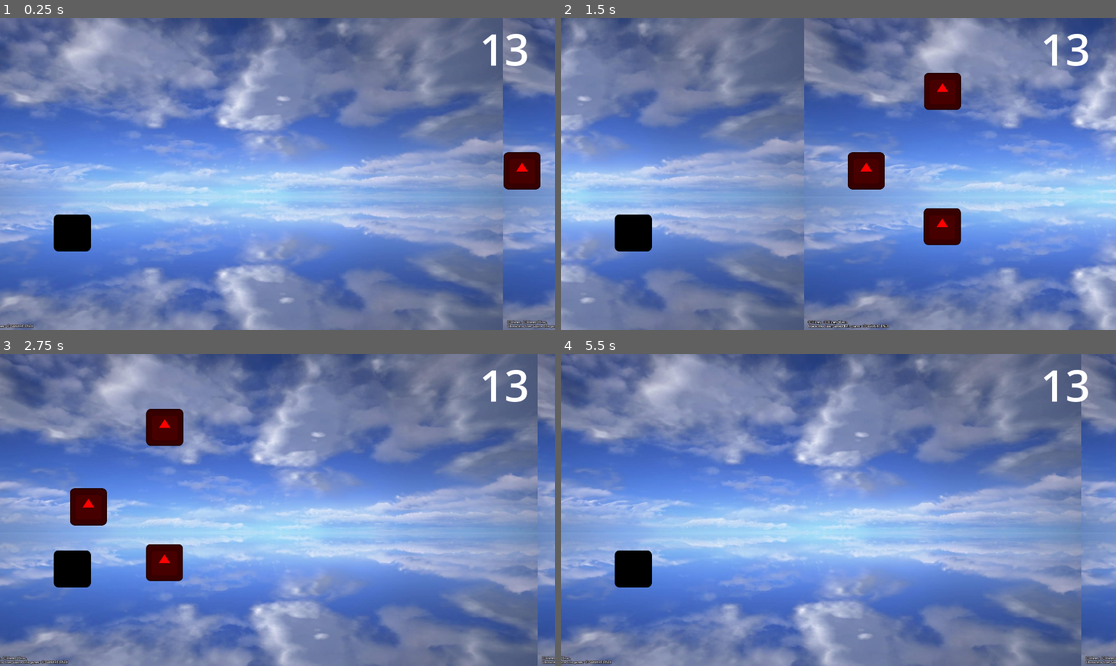
Above: before the commit, frames 1-4 (two rows, left to right).
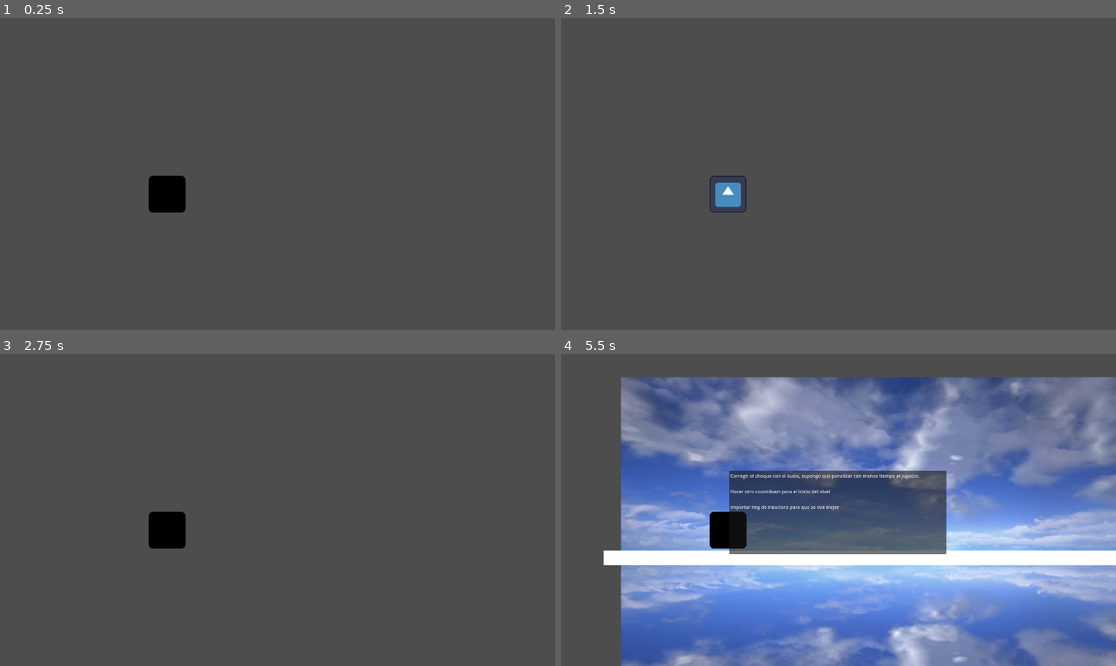
Above: after the commit, the same moments.

Repository: dotDynamo/finalproject
Game: Godot game, scene res://Scenes/Level.tscn
Two runs of this game, one before a commit and one after it. Both use one fixed random seed, a clock stepped at 60 frames per second and the inputs below. The project has no main scene, so this scene is started directly. The engine's default icon, where the game draws it, is replaced by a stand-in: a white triangle on a blue panel in a dark square.
Inputs:
- Up to frame 1 (0.25 s): no input
- Up to frame 2 (1.5 s): hold Space (jump) 0.53-1.28 s; tap Space (jump) at 1.35 s
- Up to frame 3 (2.75 s): tap Space (jump) at 1.52, 1.82 s; hold Space (jump) from 2.03 s (still down)
- Up to frame 4 (5.5 s): release Space (jump) at 2.78 s; tap Space (jump) at 2.85, 3.02, 3.32, 4.35, 4.52, 4.82 s; hold Space (jump) 3.53-4.28 s; hold Space (jump) from 5.03 s (still down)

The runs differ from the first frame. In frame 1, 100% of the frame differs, in the area x 0-100%, y 0-100%; in frame 2, 100%; in frame 3, 100%; in frame 4, 81%.
Error before the commit: Invalid call. Nonexistent function 'clear_obstacle' in base 'Area2D'. (res://Scripts/PlayerController.gd:16)

Commit message:
terrain generation

Diff:
--- a/Scenes/Countdown.tscn
+++ b/Scenes/Countdown.tscn
@@ -1,6 +1,6 @@
 [gd_scene load_steps=3 format=3 uid="uid://d4nn40h88eptq"]
 
-[ext_resource type="Script" path="res://Scenes/CountdownController.gd" id="1_8c1vq"]
+[ext_resource type="Script" path="res://Scripts/CountdownController.gd" id="1_8c1vq"]
 [ext_resource type="Theme" uid="uid://ch3bxvehop6bq" path="res://Assets/Themes/CountdownTimer.tres" id="2_11c0u"]
 
 [node name="Countdown" type="Control"]
--- a/Scenes/Level.tscn
+++ b/Scenes/Level.tscn
@@ -1,7 +1,8 @@
-[gd_scene load_steps=5 format=3 uid="uid://b57rnfj1a2dad"]
+[gd_scene load_steps=6 format=3 uid="uid://b57rnfj1a2dad"]
 
 [ext_resource type="PackedScene" uid="uid://b01w7v4d60g5u" path="res://Scenes/Background.tscn" id="1_atx58"]
 [ext_resource type="PackedScene" uid="uid://dujcthgah2bih" path="res://Scenes/Player.tscn" id="2_qynfm"]
+[ext_resource type="PackedScene" uid="uid://c3yt2dsptqmlp" path="res://Scenes/Terrain/TerrainGenerator.tscn" id="3_cnu1j"]
 [ext_resource type="PackedScene" uid="uid://7vef2ef86fpc" path="res://Scenes/Obstacle.tscn" id="3_txyw0"]
 [ext_resource type="PackedScene" uid="uid://d4nn40h88eptq" path="res://Scenes/Countdown.tscn" id="4_6jrvs"]
 
@@ -16,9 +17,8 @@
 scroll_speed = 12.0
 background_index = 1
 
-[node name="TerrainGenerator" type="Node2D" parent="."]
-
 [node name="ObstacleSpawner" type="Node2D" parent="."]
+visible = false
 
 [node name="Obstacle3" parent="ObstacleSpawner" instance=ExtResource("3_txyw0")]
 position = Vector2(2220, 254)
@@ -32,7 +32,21 @@
 position = Vector2(2219, 722)
 obstacle_type = "low"
 
+[node name="TerrainGenerator" parent="." instance=ExtResource("3_cnu1j")]
+
 [node name="Player" parent="." instance=ExtResource("2_qynfm")]
-position = Vector2(250, 744)
+position = Vector2(250, -26321)
+gravity = 60.0
 
 [node name="Countdown" parent="." instance=ExtResource("4_6jrvs")]
+
+[node name="TextEdit" type="TextEdit" parent="."]
+offset_left = 254.0
+offset_top = 324.0
+offset_right = 1005.0
+offset_bottom = 613.0
+text = "Corregir el choque con el suelo, supongo que penalizar con menos tiempo al jugador.
+
+Hacer otro countdown para el inicio del nivel
+
+Importar img de irasutoro para que se vea mejor"
--- a/Scenes/Player.tscn
+++ b/Scenes/Player.tscn
@@ -1,25 +1,43 @@
-[gd_scene load_steps=4 format=3 uid="uid://dujcthgah2bih"]
+[gd_scene load_steps=5 format=3 uid="uid://dujcthgah2bih"]
 
 [ext_resource type="Script" path="res://Scripts/PlayerController.gd" id="1_83icm"]
 [ext_resource type="Texture2D" uid="uid://d0tccgeljrf8a" path="res://Assets/icon.svg" id="1_fc6fj"]
+
+[sub_resource type="CapsuleShape2D" id="CapsuleShape2D_dvbhx"]
+height = 68.0
 
 [sub_resource type="CapsuleShape2D" id="CapsuleShape2D_kqfrp"]
 radius = 63.0
 height = 170.0
 
-[node name="Player" type="Node2D"]
+[node name="Player" type="CharacterBody2D"]
+slide_on_ceiling = false
+floor_stop_on_slope = false
+floor_constant_speed = true
+floor_block_on_wall = false
 script = ExtResource("1_83icm")
 
 [node name="Sprite" type="Sprite2D" parent="."]
 modulate = Color(0, 0, 0, 1)
 texture = ExtResource("1_fc6fj")
 
+[node name="FloorHitbox" type="CollisionShape2D" parent="."]
+position = Vector2(17, 60)
+rotation = 1.5708
+shape = SubResource("CapsuleShape2D_dvbhx")
+debug_color = Color(0.785426, 0.384329, 0.529916, 0.42)
+
 [node name="PlayerHitbox" type="Area2D" parent="."]
+collision_layer = 0
+collision_mask = 2
 
 [node name="CollisionShape2D" type="CollisionShape2D" parent="PlayerHitbox"]
 position = Vector2(64, 0)
 rotation = 1.5708
 shape = SubResource("CapsuleShape2D_kqfrp")
 
+[node name="Camera2D" type="Camera2D" parent="."]
+position = Vector2(382, -70)
+
 [connection signal="area_entered" from="PlayerHitbox" to="." method="_on_player_hitbox_area_entered"]
 [connection signal="area_exited" from="PlayerHitbox" to="." method="_on_player_hitbox_area_exited"]
--- /dev/null
+++ b/Scenes/Terrain/DownwardsTerrain.tscn
@@ -0,0 +1,30 @@
+[gd_scene load_steps=2 format=3 uid="uid://dbrswmmhmca61"]
+
+[ext_resource type="Script" path="res://Scripts/TerrainScroller.gd" id="1_uw7s8"]
+
+[node name="DownwardsTerrain" type="StaticBody2D"]
+script = ExtResource("1_uw7s8")
+scroll_speed = 700.0
+
+[node name="TEMP" type="ColorRect" parent="."]
+anchors_preset = 1
+anchor_left = 1.0
+anchor_right = 1.0
+offset_left = -700.0
+offset_top = -300.0
+offset_right = -255.0
+offset_bottom = -250.0
+grow_horizontal = 0
+
+[node name="SLOPETEMP" type="ColorRect" parent="."]
+offset_left = -342.0
+offset_top = -150.0
+offset_right = 87.21
+offset_bottom = -100.0
+rotation = 0.82205
+pivot_offset = Vector2(213.625, 25)
+
+[node name="Sprite" type="Sprite2D" parent="."]
+
+[node name="CollisionPolygon2D" type="CollisionPolygon2D" parent="."]
+polygon = PackedVector2Array(0, 50, 37, 16, -255, -300, -700, -300, -700, -250, -278, -249)
--- /dev/null
+++ b/Scenes/Terrain/StraightTerrain.tscn
@@ -0,0 +1,25 @@
+[gd_scene load_steps=3 format=3 uid="uid://ce2f1mqh4spo2"]
+
+[ext_resource type="Script" path="res://Scripts/TerrainScroller.gd" id="1_nlodb"]
+
+[sub_resource type="RectangleShape2D" id="RectangleShape2D_4qbhk"]
+size = Vector2(700, 50)
+
+[node name="StraightTerrain" type="StaticBody2D"]
+position = Vector2(2.08165e-12, 2.08165e-12)
+script = ExtResource("1_nlodb")
+scroll_speed = 700.0
+
+[node name="TEMP" type="ColorRect" parent="."]
+anchors_preset = 1
+anchor_left = 1.0
+anchor_right = 1.0
+offset_left = -700.0
+offset_bottom = 50.0
+grow_horizontal = 0
+
+[node name="Sprite" type="Sprite2D" parent="."]
+
+[node name="CollisionShape2D" type="CollisionShape2D" parent="."]
+position = Vector2(-350, 25)
+shape = SubResource("RectangleShape2D_4qbhk")
--- /dev/null
+++ b/Scenes/Terrain/TerrainGenerator.tscn
@@ -0,0 +1,11 @@
+[gd_scene load_steps=2 format=3 uid="uid://c3yt2dsptqmlp"]
+
+[ext_resource type="Script" path="res://Scripts/TerrainGenerator.gd" id="1_byrim"]
+
+[node name="TerrainGenerator" type="Node2D"]
+script = ExtResource("1_byrim")
+
+[node name="Timer" type="Timer" parent="."]
+autostart = true
+
+[connection signal="timeout" from="Timer" to="." method="_on_timer_timeout"]
--- /dev/null
+++ b/Scenes/Terrain/UpwardsTerrain.tscn
@@ -0,0 +1,30 @@
+[gd_scene load_steps=2 format=3 uid="uid://dplsm7qapnmea"]
+
+[ext_resource type="Script" path="res://Scripts/TerrainScroller.gd" id="1_k3mpc"]
+
+[node name="UpwardsTerrain" type="StaticBody2D"]
+script = ExtResource("1_k3mpc")
+scroll_speed = 700.0
+
+[node name="TEMP" type="ColorRect" parent="."]
+anchors_preset = 1
+anchor_left = 1.0
+anchor_right = 1.0
+offset_left = -749.0
+offset_top = 300.0
+offset_right = -249.0
+offset_bottom = 350.0
+grow_horizontal = 0
+
+[node name="SLOPETEMP" type="ColorRect" parent="."]
+offset_left = -337.0
+offset_top = 152.0
+offset_right = 90.0
+offset_bottom = 202.0
+rotation = -0.832522
+pivot_offset = Vector2(210, 25)
+
+[node name="Sprite" type="Sprite2D" parent="."]
+
+[node name="CollisionPolygon2D" type="CollisionPolygon2D" parent="."]
+polygon = PackedVector2Array(1, 0, 38, 33, -250, 351, -749, 350, -749, 300, -273, 300)
--- a/Scripts/ObstacleController.gd
+++ b/Scripts/ObstacleController.gd
@@ -22,3 +22,6 @@
 
 func fail_obstacle():
 	print("failed")
+
+func clear_obstacle():
+	print("cleared")
--- a/Scripts/PlayerController.gd
+++ b/Scripts/PlayerController.gd
@@ -1,4 +1,4 @@
-extends Node2D
+extends CharacterBody2D
 
 var hitbox : Area2D
 
@@ -6,21 +6,28 @@
 
 var cleared : bool = false
 
+@export var gravity : float
+
 func _ready():
 	hitbox = $PlayerHitbox
 
+func _physics_process(delta):
+	if not is_on_floor():
+		velocity.y += gravity
+	position.x = 250
+	move_and_slide()
+
 func _input(event):
 	if event.is_action_pressed("jump"):
-		print("interacted")
 		if obstacle:
-			obstacle.clear_obstacle()
+			obstacle.get_parent().clear_obstacle()
+			clear_obstacle()
 			cleared = true
 		else:
 			emote()
 
 func _on_player_hitbox_area_entered(area):
 	obstacle = area
-
 
 func _on_player_hitbox_area_exited(area):
 	if not cleared:
@@ -35,4 +42,11 @@
 	$Sprite.modulate = Color("black")
 
 func emote():
-	pass #emote so player does something while no obstacles
+	$Sprite.modulate = Color("white")
+	await get_tree().create_timer(0.5).timeout
+	$Sprite.modulate = Color("black")
+
+func clear_obstacle():
+	$Sprite.modulate = Color("green")
+	await get_tree().create_timer(0.5).timeout
+	$Sprite.modulate = Color("black")
--- /dev/null
+++ b/Scripts/TerrainGenerator.gd
@@ -0,0 +1,69 @@
+extends Node2D
+
+var straight_scene = preload("res://Scenes/Terrain/StraightTerrain.tscn")
+var upwards_scene = preload("res://Scenes/Terrain/UpwardsTerrain.tscn")
+var downwards_scene = preload("res://Scenes/Terrain/DownwardsTerrain.tscn")
+var new_terrain
+var prev_terrain_vpos = 0
+var new_terrain_vpos = 0
+var current_terrain_y = 600
+
+@export_category("TerrainAssets")
+@export var straight_sprites : Array[Sprite2D]
+@export var downwards_sprites : Array[Sprite2D]
+@export var upwards_sprites : Array[Sprite2D]
+
+@export_category("TerrainVariables")
+@export var change_speed : float
+var uplevel_num : int
+var downlevel_num : int
+var current_level : int = 0
+
+func _ready():
+	uplevel_num = 1#downwards_sprites.size()
+	downlevel_num = -1#upwards_sprites.size()
+
+
+func _on_timer_timeout():
+	set_new_terrain_pos()
+
+func set_new_terrain_pos():
+	new_terrain_vpos = randi_range(0,6)
+	match new_terrain_vpos:
+		0, 1, 2, 3, 4:
+			maintain_terrain_level()
+		5:
+			if current_level == uplevel_num:
+				new_terrain_vpos = randi_range(0, 5)
+				if new_terrain_vpos == 0:
+					reduce_terrain_level()
+				else:
+					maintain_terrain_level()
+			else:
+				raise_terrain_level()
+		6:
+			if current_level == downlevel_num:
+				new_terrain_vpos = randi_range(0, 5)
+				if new_terrain_vpos == 0:
+					raise_terrain_level()
+				else:
+					maintain_terrain_level()
+			else:
+				reduce_terrain_level()
+	new_terrain.position.y = current_terrain_y
+	new_terrain.position.x = DisplayServer.window_get_size().x + 350
+	add_child(new_terrain)
+	new_terrain = null
+
+func raise_terrain_level():
+	new_terrain = upwards_scene.instantiate()
+	current_terrain_y -= 300
+	current_level += 1
+
+func reduce_terrain_level():
+	new_terrain = downwards_scene.instantiate()
+	current_terrain_y += 300
+	current_level -= 1
+
+func maintain_terrain_level():
+	new_terrain = straight_scene.instantiate()
--- /dev/null
+++ b/Scripts/TerrainScroller.gd
@@ -0,0 +1,11 @@
+extends Node2D
+
+@export var scroll_speed : float
+
+func _process(delta):
+	position.x -= scroll_speed * delta
+	despawn()
+
+func despawn():
+	if position.x < 0:
+		queue_free()
Renamed: Scenes/CountdownController.gd -> Scripts/CountdownController.gd
